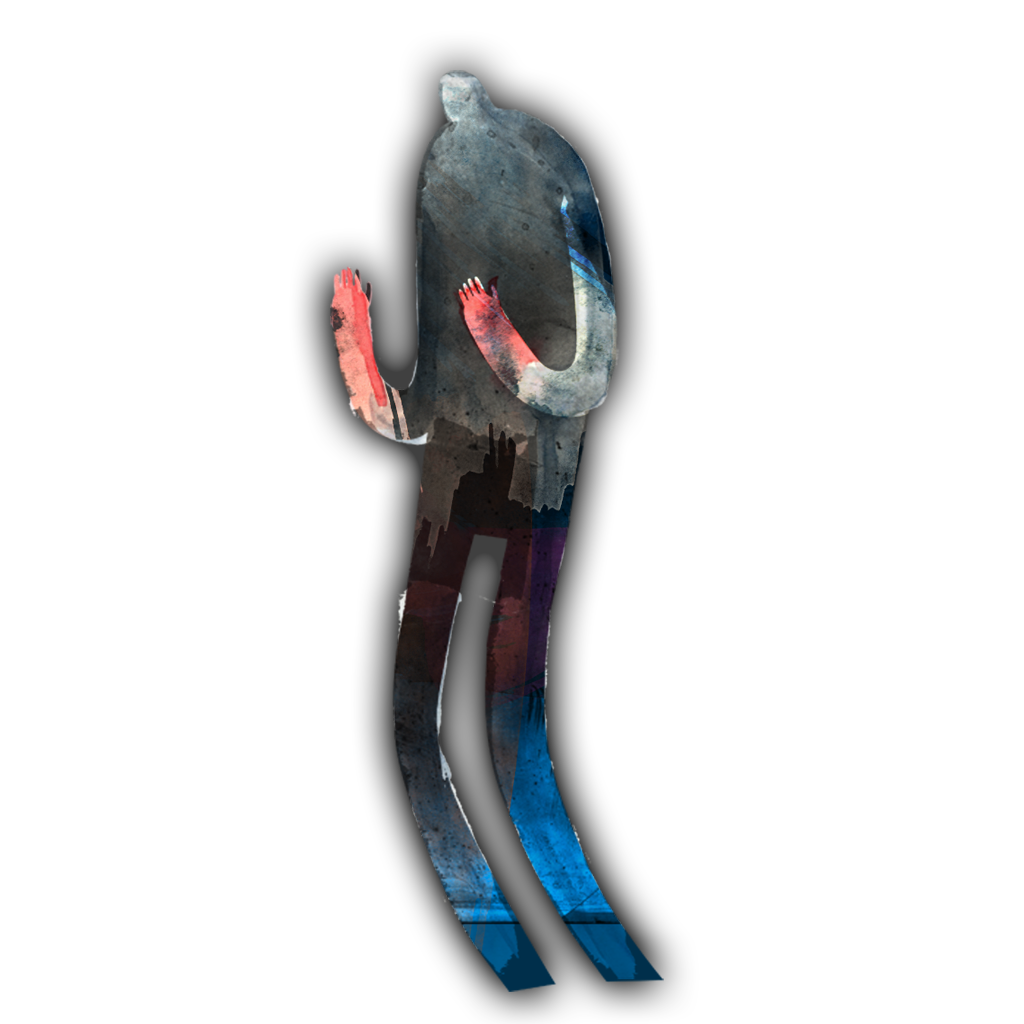
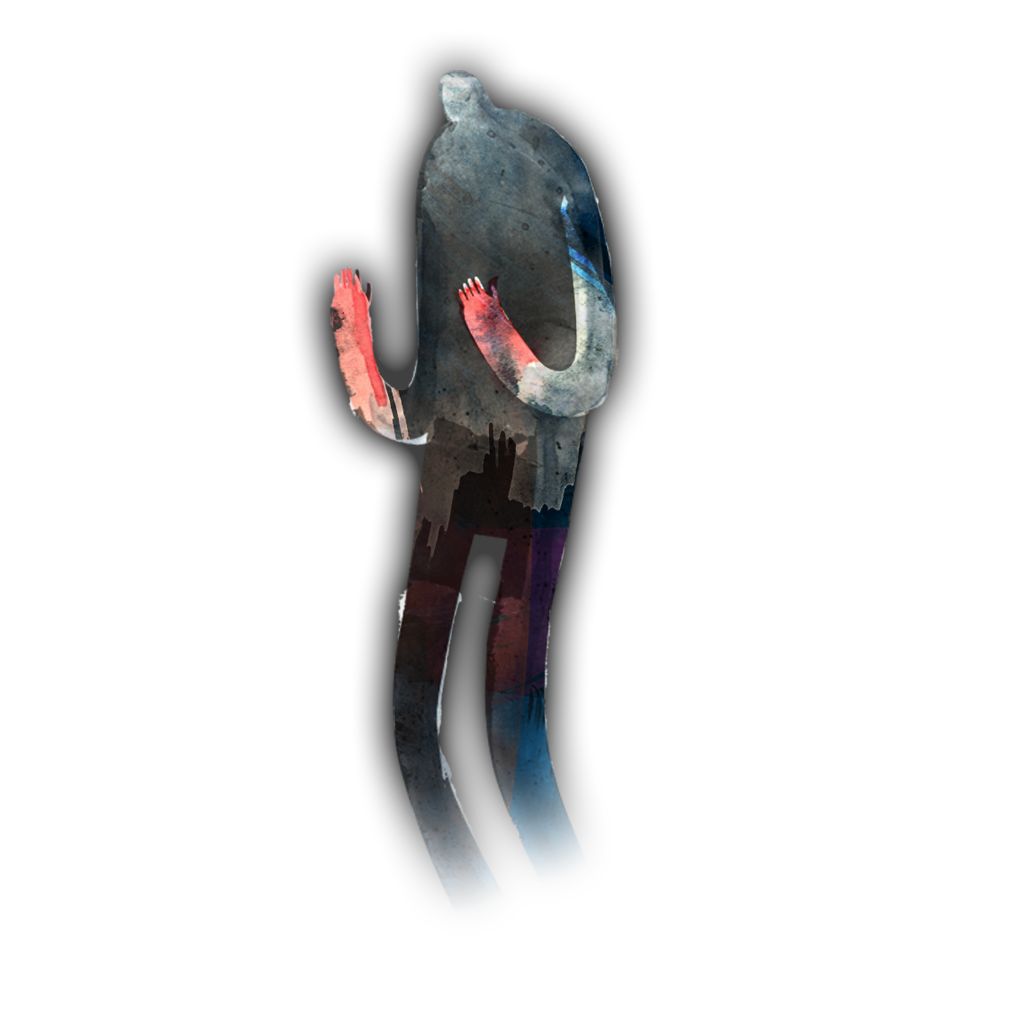
Layers edited between the first and the second 1024×1024 image:
painted on "Layer 0", masked it over (x1=366, y1=652, x2=664, y2=992)
